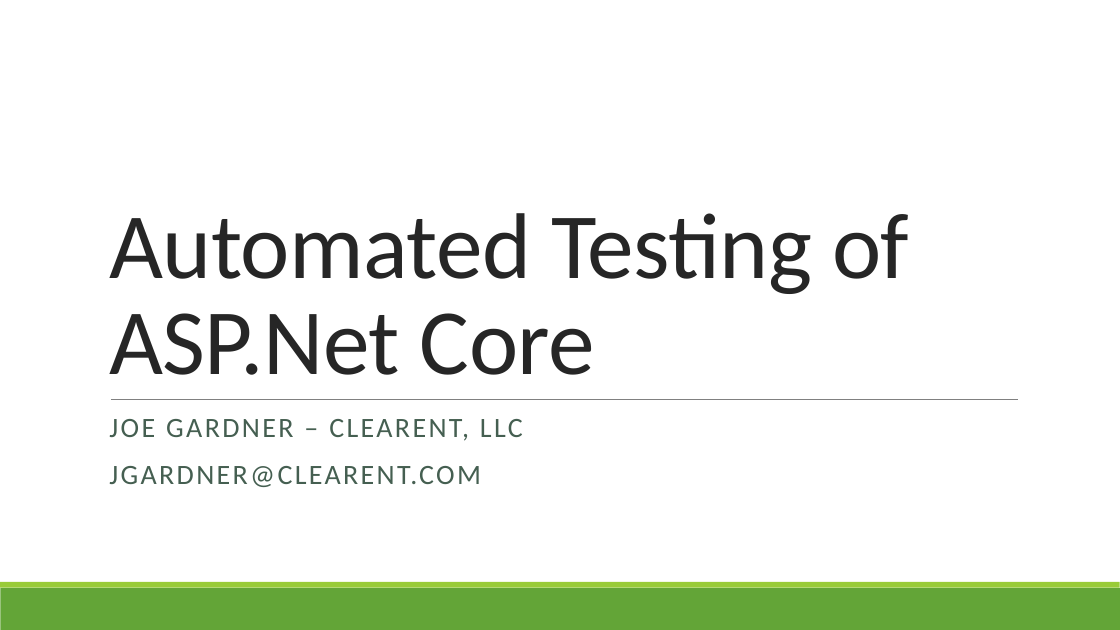
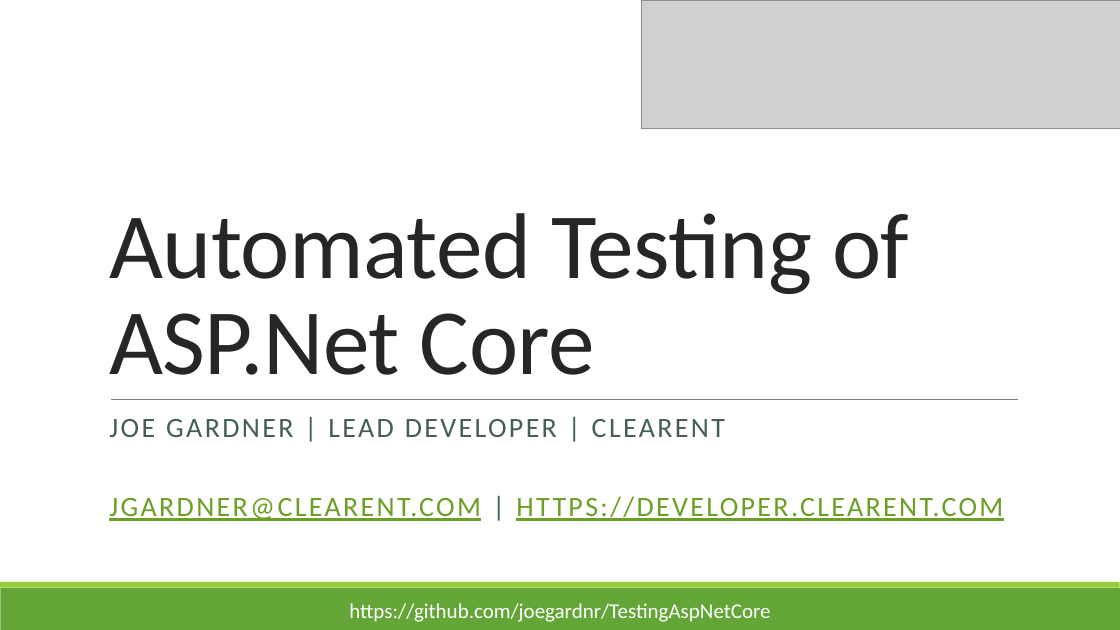
Before and after one commit to joegardnr/TestingAspNetCore, a slide deck: slide 1 of TestingASPNetCore.pptx. Drawn at 1120x630 pixels with LibreOffice and Linux fonts; fonts in the diff are those of the drawing; grey boxes stand for pictures. Boxes give left, top, right and bottom in pixels: in the first picture for what was removed or moved away, otherwise in the second. Text is boxed around its words. In the diff, an @@ line names an element or a change of style, - is before the commit and + after.

Commit message:
Talk Version 1.1

```diff
--- a/TestingASPNetCore.pptx
+++ b/TestingASPNetCore.pptx
@@ picture added at (x1=642, y1=0, x2=1120, y2=129) @@
@@ subtitle at (x1=109, y1=419, x2=1003, y2=521): text changed; text colour #455F51 to #6B9F25 @@
-JOE GARDNER – CLEARENT, LLC
-JGARDNER@CLEARENT.COM
+JOE GARDNER | LEAD DEVELOPER | CLEARENT
+JGARDNER@CLEARENT.COM | HTTPS://DEVELOPER.CLEARENT.COM
@@ text added at (x1=349, y1=603, x2=770, y2=622), 18 pt, text #FFFFFF @@
+https://github.com/joegardnr/TestingAspNetCore
```
Also in this commit, not shown: 15 other slides changed, 1 slide removed, 4 other files.
